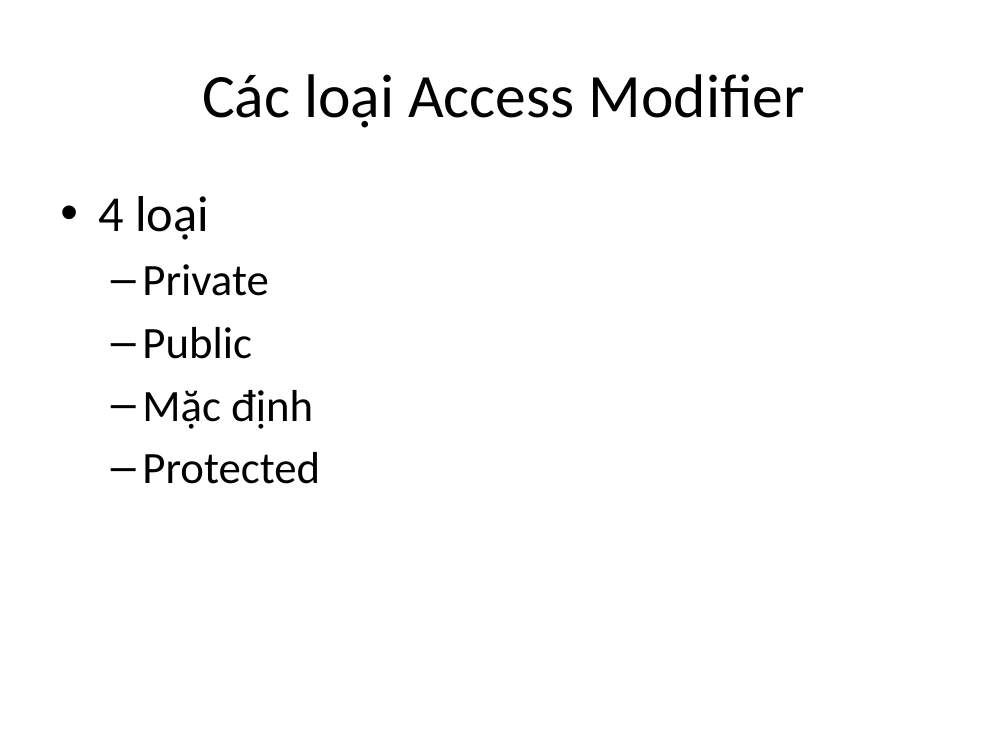
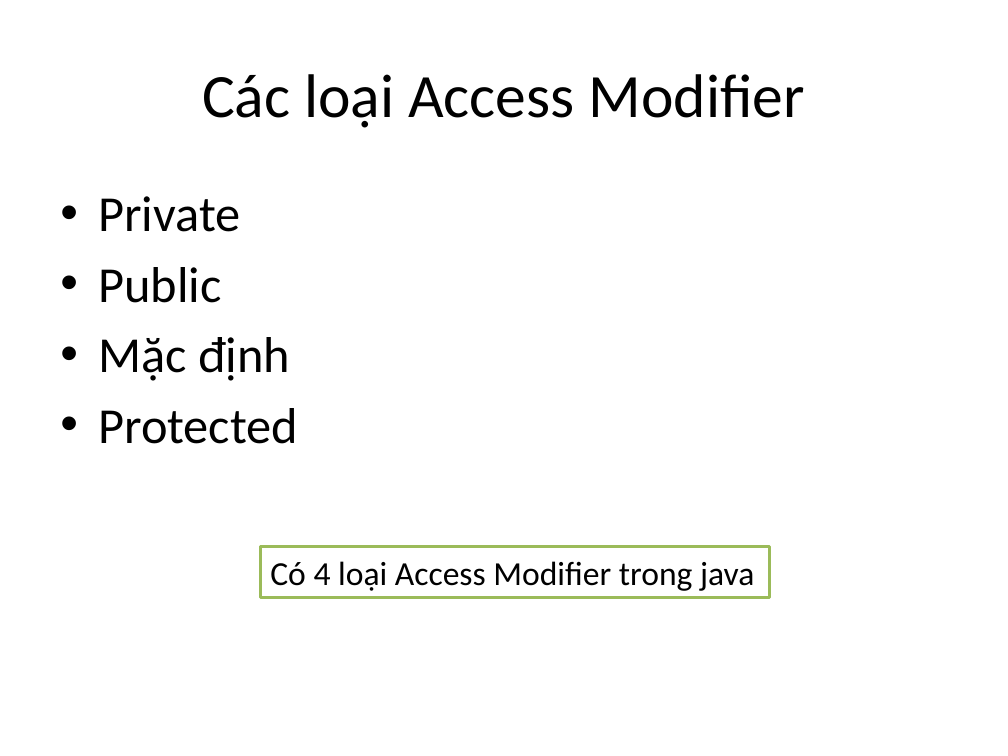
Before and after one commit to phithanh97cs/T3H, a slide deck: slide 9 of 3. Back-end/1. JavaCore/4. Access Modifier trong java.pptx (slide 6 before the commit). Drawn at 1008x756 pixels with LibreOffice and Linux fonts; fonts in the diff are those of the drawing. Boxes give left, top, right and bottom in pixels: in the first picture for what was removed or moved away, otherwise in the second. Text is boxed around its words. In the diff, an @@ line names an element or a change of style, - is before the commit and + after.

Commit message:
add access

```diff
--- a/3. Back-end/1. JavaCore/4. Access Modifier trong java.pptx
+++ b/3. Back-end/1. JavaCore/4. Access Modifier trong java.pptx
@@ text "Private" at (98,196,298,444): size 32 to 36 pt; bullet – to •; list level 2 to 1 in "Private"; list level 2 to 1 in "Public"; list level 2 to 1 in "Mặc định"; list level 2 to 1 in "Protected" @@
@@ text at (98,196,209,240): paragraph removed @@
-• 4 loại
@@ rectangle added at (260,546,769,597), fill #FFFFFF, outline #9BBB59 2 pt, 24 pt, text #000000 @@
+Có 4 loại Access Modifier trong java
```
Also in this commit, not shown: 2 other slides changed, 4 slides added.
